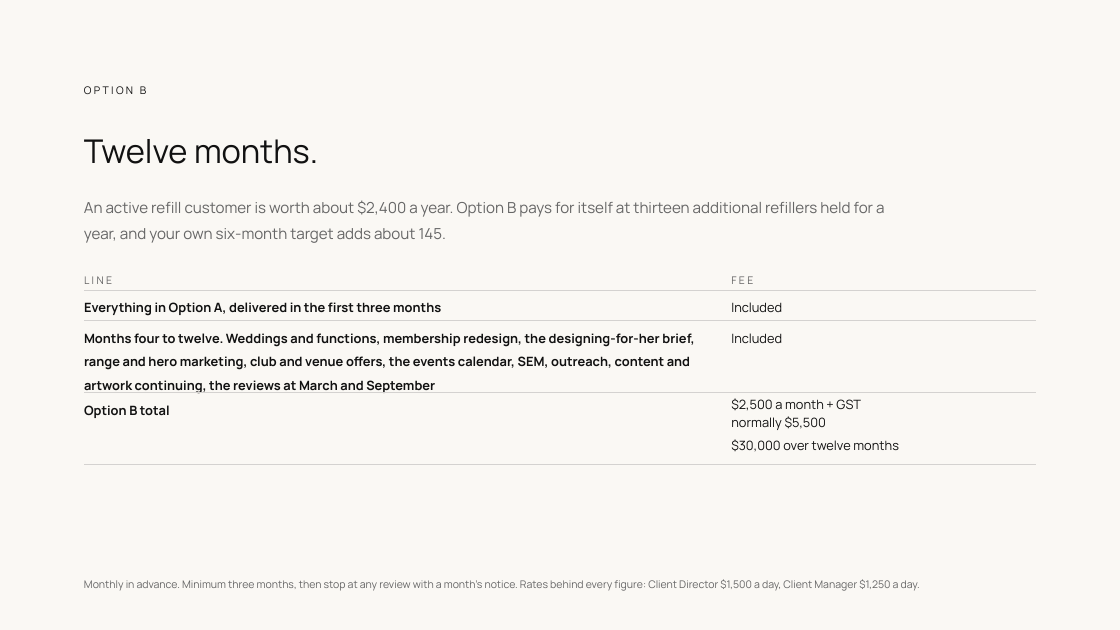
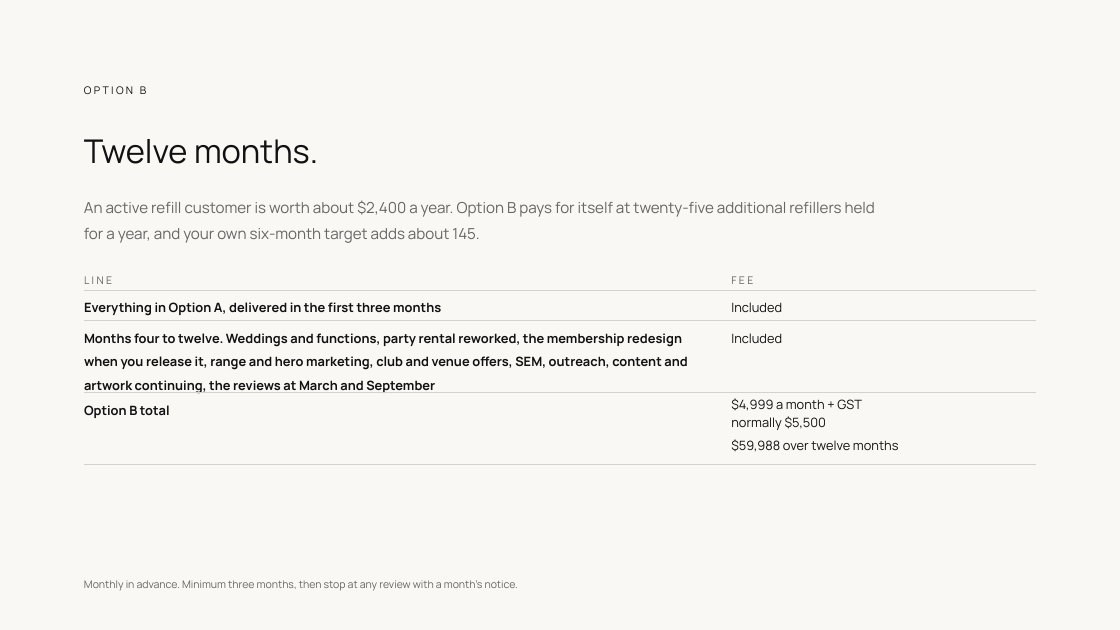
Before and after one commit to clentjewell/tapthatbrewery, a slide deck: slide 27 of 00 Admin/04 Commercial + SOW/JP_TapThat_ProposalDeck_v03.pptx (slide 28 before the commit). Drawn at 1120x630 pixels with LibreOffice and Linux fonts; fonts in the diff are those of the drawing. Boxes give left, top, right and bottom in pixels: in the first picture for what was removed or moved away, otherwise in the second. Text is boxed around its words. In the diff, an @@ line names an element or a change of style, - is before the commit and + after.

```diff
--- a/00 Admin/04 Commercial + SOW/JP_TapThat_ProposalDeck_v03.pptx
+++ b/00 Admin/04 Commercial + SOW/JP_TapThat_ProposalDeck_v03.pptx
@@ text at (x1=84, y1=200, x2=875, y2=243): text changed @@
-An active refill customer is worth about $2,400 a year. Option B pays for itself at thirteen additional refillers held for a year, and your own six-month target adds about 145.
+An active refill customer is worth about $2,400 a year. Option B pays for itself at twenty-five additional refillers held for a year, and your own six-month target adds about 145.
@@ table at (x1=84, y1=265, x2=1037, y2=465) @@
-row 3, column 1: Months four to twelve. Weddings and functions, membership redesign, the designing-for-her brief, range and hero marketing, club and venue offers, the events calendar, SEM, outreach, content and artwork continuing, the reviews at March and September
+row 3, column 1: Months four to twelve. Weddings and functions, party rental reworked, the membership redesign when you release it, range and hero marketing, club and venue offers, SEM, outreach, content and artwork continuing, the reviews at March and September
-row 4, column 2: $2,500 a month + GST normally $5,500 $30,000 over twelve months
+row 4, column 2: $4,999 a month + GST normally $5,500 $59,988 over twelve months
@@ text at (x1=84, y1=580, x2=518, y2=591): text changed @@
-Monthly in advance. Minimum three months, then stop at any review with a month's notice. Rates behind every figure: Client Director $1,500 a day, Client Manager $1,250 a day.
+Monthly in advance. Minimum three months, then stop at any review with a month's notice.
```
Also in this commit, not shown: 7 other slides changed, 1 slide removed, 13 other files.
